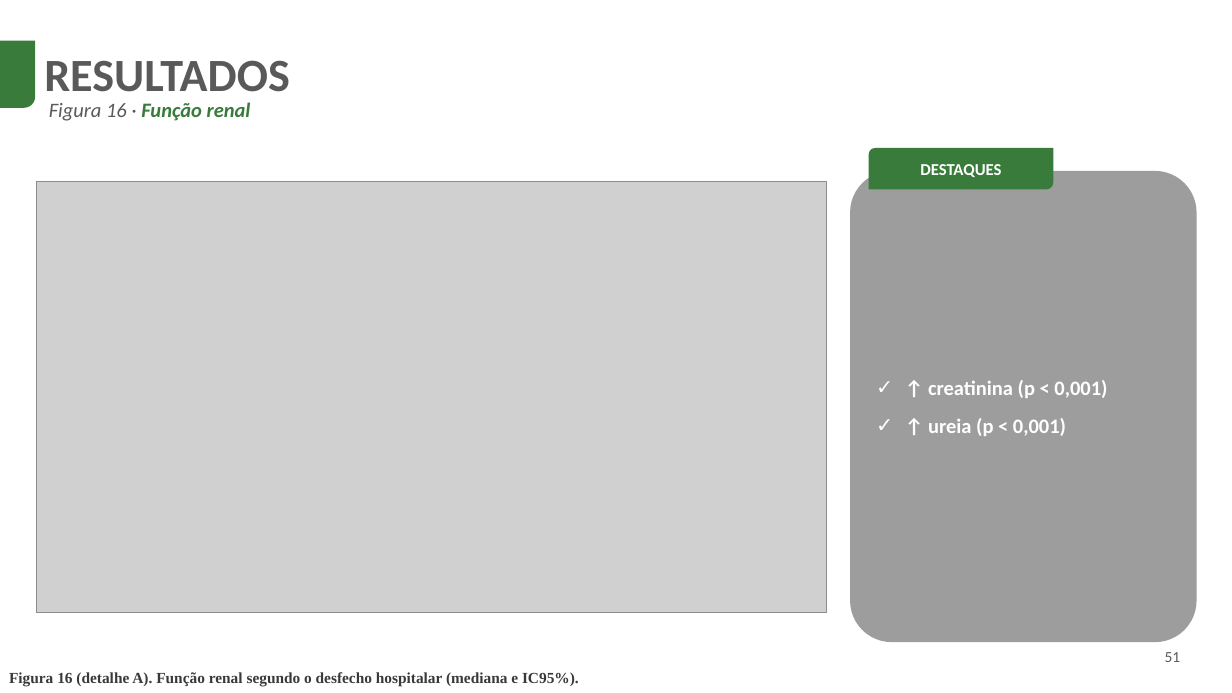
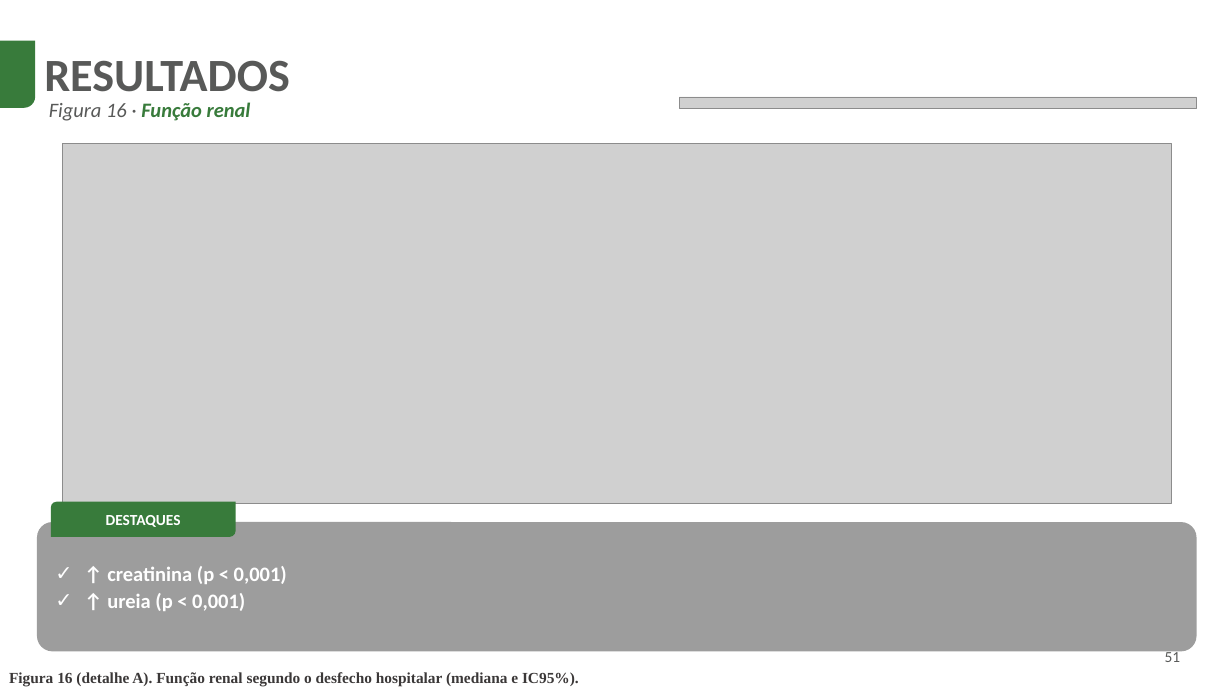
Before and after one commit to codespaperthesis/COVID-19-mortality-analysis, a slide deck: slide 51 of defesa/Defesa_Doutorado_zoom.pptx. Drawn at 1232x693 pixels with LibreOffice and Linux fonts; fonts in the diff are those of the drawing; grey boxes stand for pictures; background and template pictures are left out. Boxes give left, top, right and bottom in pixels: in the first picture for what was removed or moved away, otherwise in the second. Text is boxed around its words. In the diff, an @@ line names an element or a change of style, - is before the commit and + after.

```diff
--- a/defesa/Defesa_Doutorado_zoom.pptx
+++ b/defesa/Defesa_Doutorado_zoom.pptx
@@ picture added at (679, 97, 1197, 109) @@
@@ picture added at (62, 143, 1171, 504) @@
@@ picture removed at (37, 182, 827, 613) @@
@@ round diag rect "DESTAQUES": place and size @@
-round diag rect "DESTAQUES" at (869, 148, 1054, 189)
+round diag rect "DESTAQUES" at (51, 502, 236, 537)
@@ round diag rect "DESTAQUES" at (51, 502, 236, 537): size 13 to 12 pt @@
@@ rounded rectangle "↑ creatinina (p < 0,001)": place and size @@
-rounded rectangle "↑ creatinina (p < 0,001)" at (850, 171, 1197, 642)
+rounded rectangle "↑ creatinina (p < 0,001)" at (37, 522, 1197, 652)
@@ rounded rectangle "↑ creatinina (p < 0,001)" at (37, 522, 1197, 652): less space between paragraphs @@
```
Also in this commit, not shown: 12 other slides changed, 1 other file.
